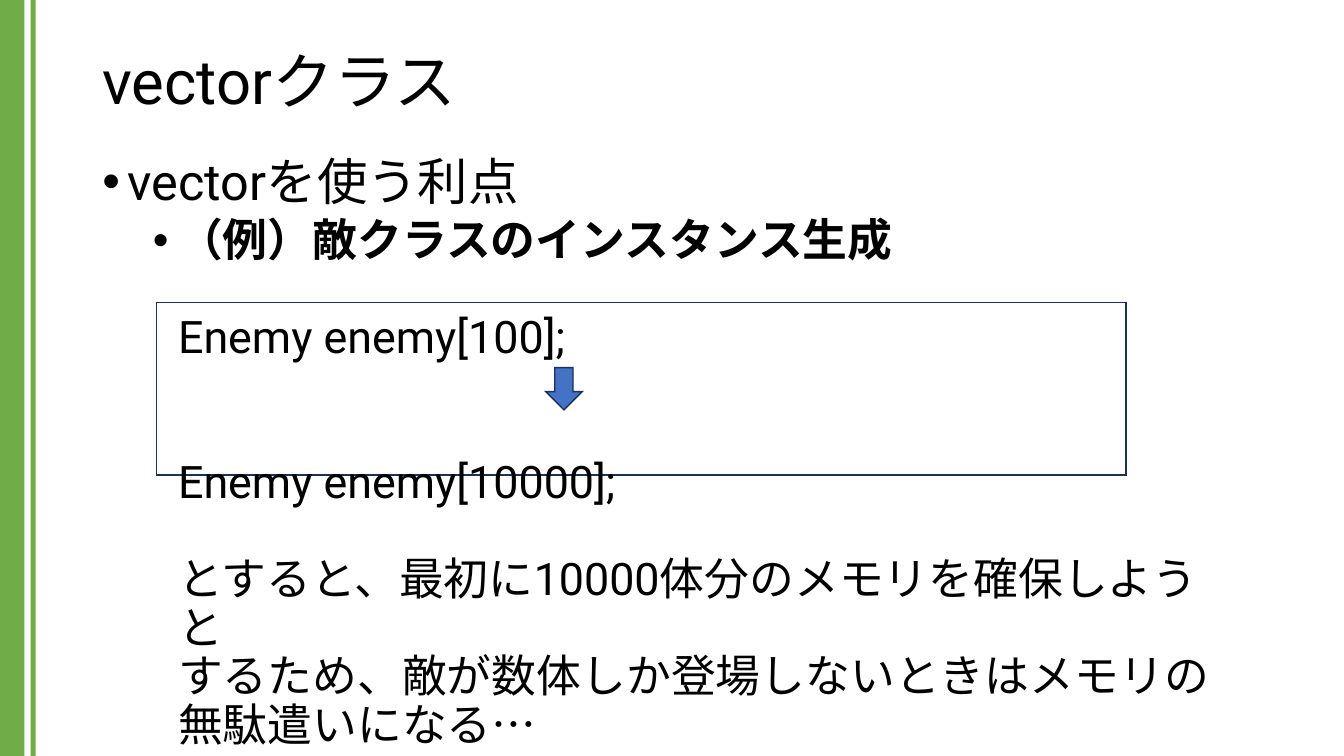
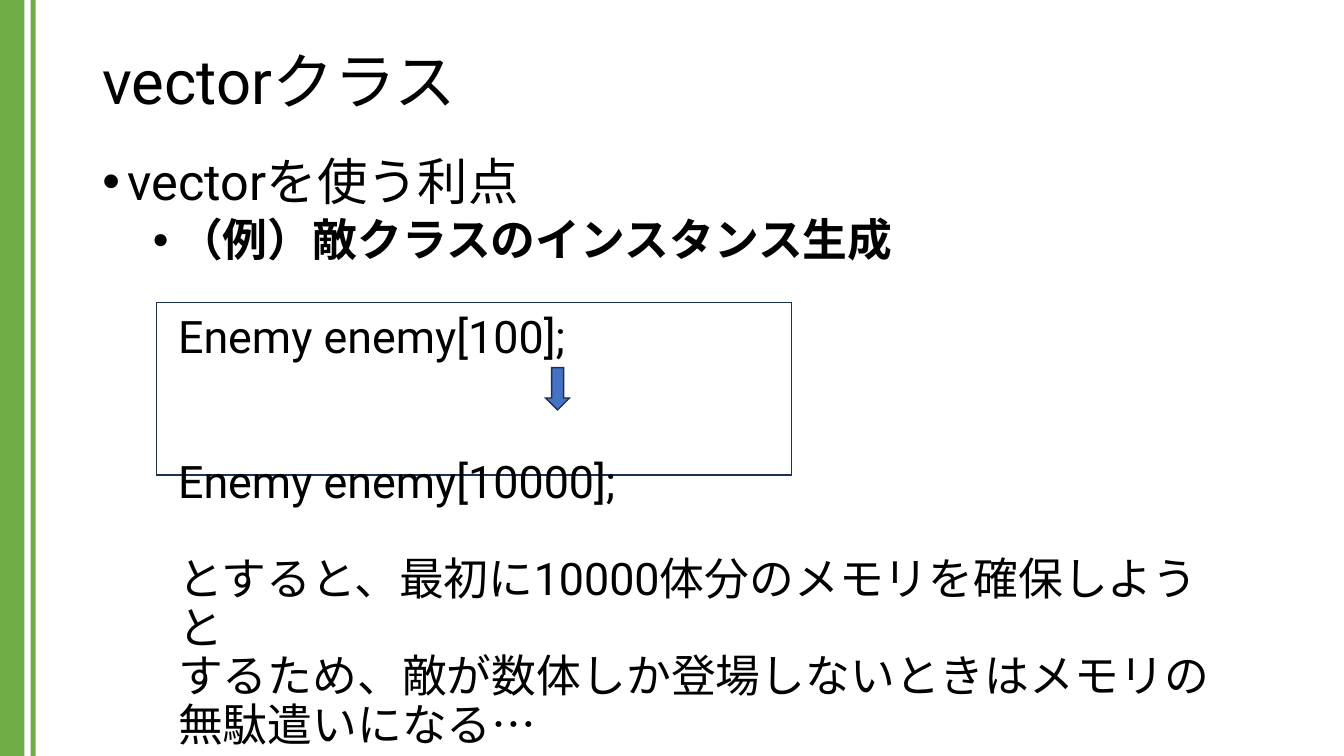
Before and after one commit to kic-murata/cpp2024, a slide deck: slide 4 of 授業資料/講義資料：Vectorクラス.pptx. Drawn at 1344x756 pixels with LibreOffice and Linux fonts; fonts in the diff are those of the drawing. Boxes give left, top, right and bottom in pixels: in the first picture for what was removed or moved away, otherwise in the second. Text is boxed around its words. In the diff, an @@ line names an element or a change of style, - is before the commit and + after.

```diff
--- a/授業資料/講義資料：Vectorクラス.pptx
+++ b/授業資料/講義資料：Vectorクラス.pptx
@@ rectangle: place and size @@
-rectangle at (156,302,1126,475)
+rectangle at (156,302,791,475)
@@ down arrow: place and size @@
-down arrow at (545,368,582,410)
+down arrow at (545,368,570,410)
```
Also in this commit, not shown: 12 other slides changed.
